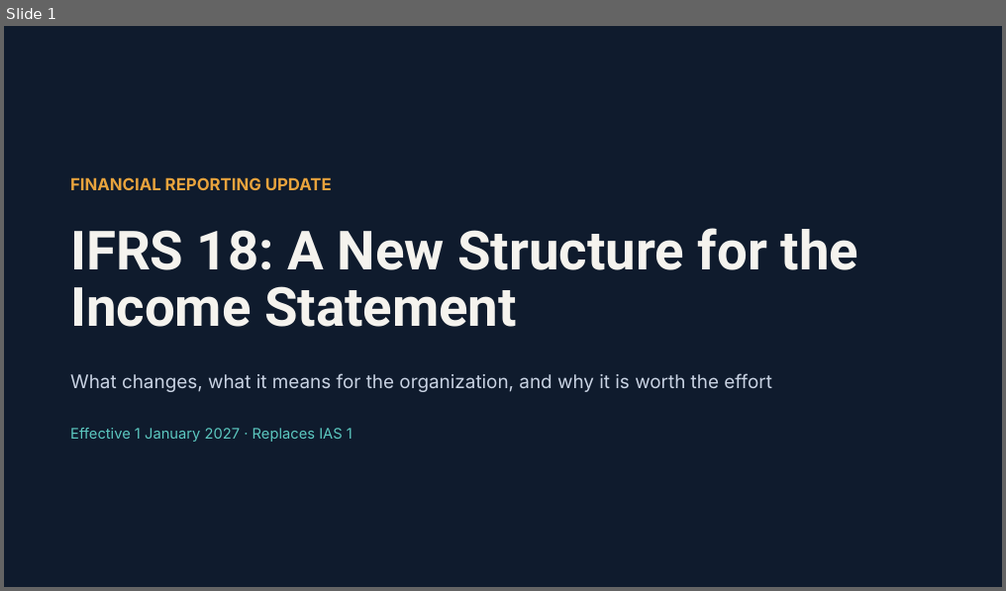
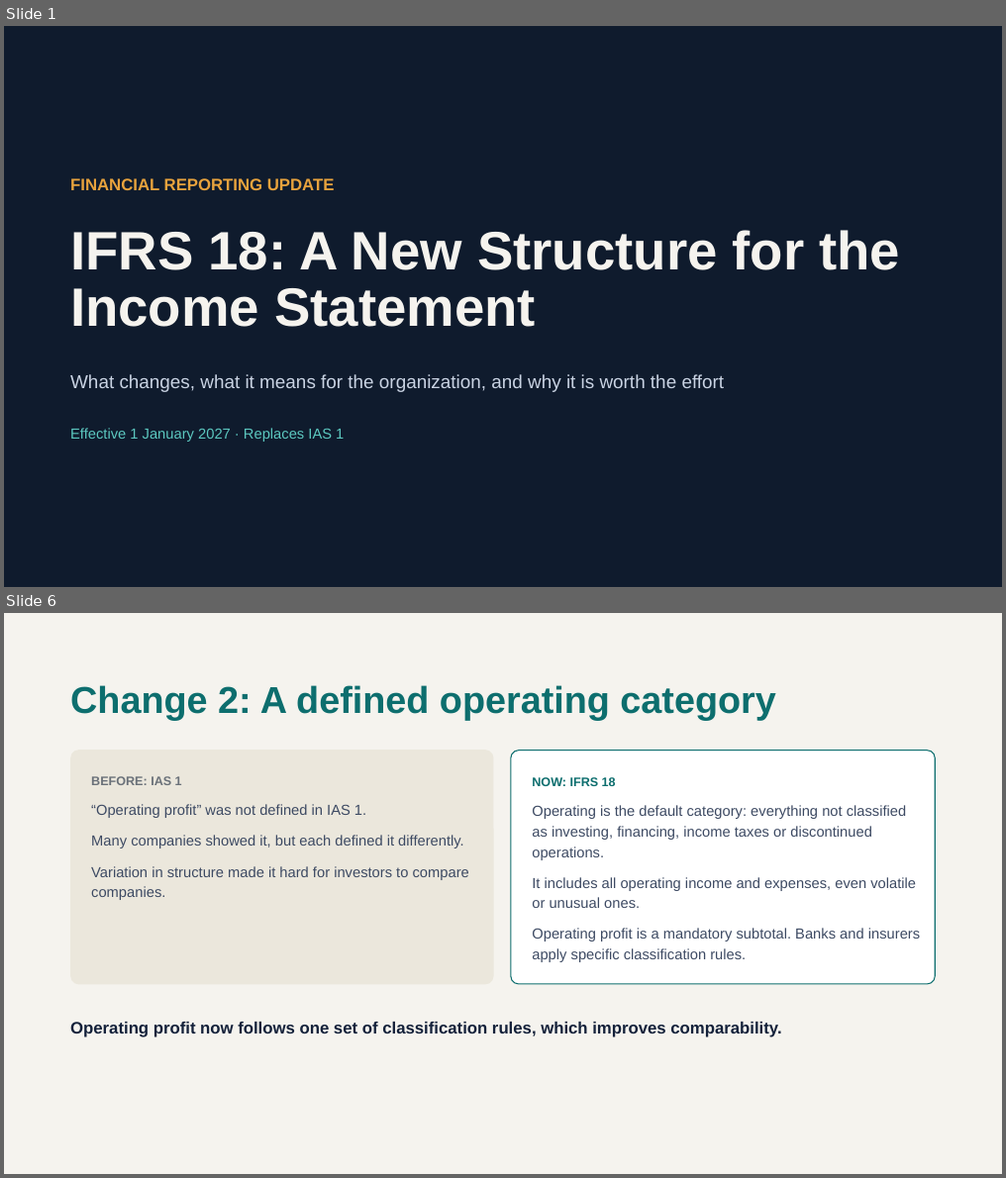
Before and after one commit to arbazm226/arbaz-portfolio, a slide deck: public/Documents/IFRS-18-Changes-Impact-and-Benefits.pptx. Shown one above the other, each under a label of ours: slide 1 before the commit, slides 1 and 6 after it; the slides between them are not shown. The pictures are 1006x591 and 1006x1178 pixels, drawn with LibreOffice and Linux fonts; fonts in the diff are those of the drawing. Boxes give left, top, right and bottom in pixels: in the first picture for what was removed or moved away, otherwise in the second. Text is boxed around its words. In the diff, an @@ line names an element or a change of style, - is before the commit and + after.

Commit message:
Update IFRS 18 presentation

```diff
--- a/public/Documents/IFRS-18-Changes-Impact-and-Benefits.pptx
+++ b/public/Documents/IFRS-18-Changes-Impact-and-Benefits.pptx
@@ slide 6 added at [4,613,1002,1174], background #F5F3EE @@
@@ title added at [70,685,775,720], 36 pt, text #0D6E6E, bold @@
+Change 2: A defined operating category
@@ rounded rectangle added at [70,750,494,985], fill #EBE7DC @@
@@ rounded rectangle added at [511,750,936,983], fill #FFFFFF, outline #0D6E6E 1 pt @@
@@ text added at [91,776,182,785], 12 pt, text #6A7179, bold @@
+BEFORE: IAS 1
@@ text added at [532,777,616,786], 12 pt, text #0D6E6E, bold @@
+NOW: IFRS 18
@@ text added at [91,804,366,818], 14 pt, text #3D4A63 @@
+“Operating profit” was not defined in IAS 1.
@@ text added at [532,805,907,861], 14 pt, text #3D4A63 @@
+Operating is the default category: everything not classified as investing, financing, income taxes or discontinued operations.
@@ text added at [91,835,464,849], 14 pt, text #3D4A63 @@
+Many companies showed it, but each defined it differently.
@@ text added at [91,866,469,900], 14 pt, text #3D4A63 @@
+Variation in structure made it hard for investors to compare companies.
@@ text added at [532,877,916,908], 14 pt, text #3D4A63 @@
+It includes all operating income and expenses, even volatile or unusual ones.
@@ text added at [532,928,920,962], 14 pt, text #3D4A63 @@
+Operating profit is a mandatory subtotal. Banks and insurers apply specific classification rules.
@@ text added at [70,1022,781,1038], 16 pt, text #14213A, bold @@
+Operating profit now follows one set of classification rules, which improves comparability.
@@ slide 1 changed as well @@
@@ title "IFRS 18: A New Structure ..." at [70,230,900,327]: font Roboto to Arial @@
@@ font Inter to Arial in 3 elements at [70,178,335,190], [70,374,725,392], [70,428,344,442] @@
```
Also in this commit, not shown: 3 other slides changed, 8 other slides added, 2 slides removed.
